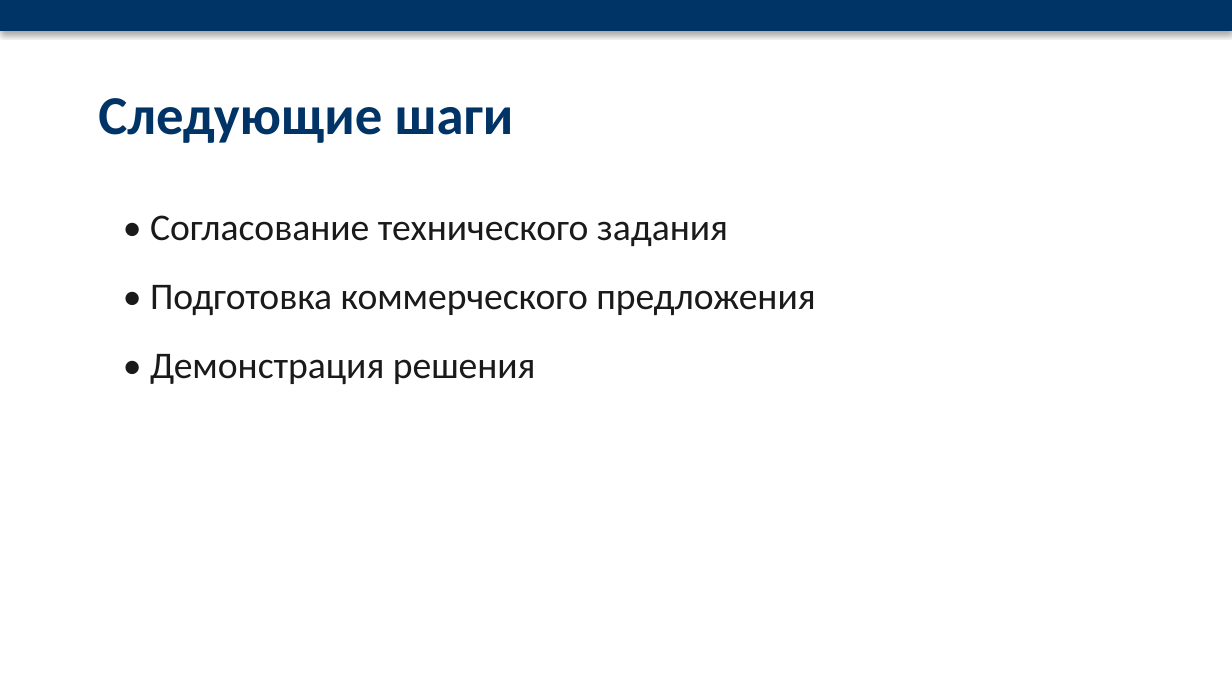
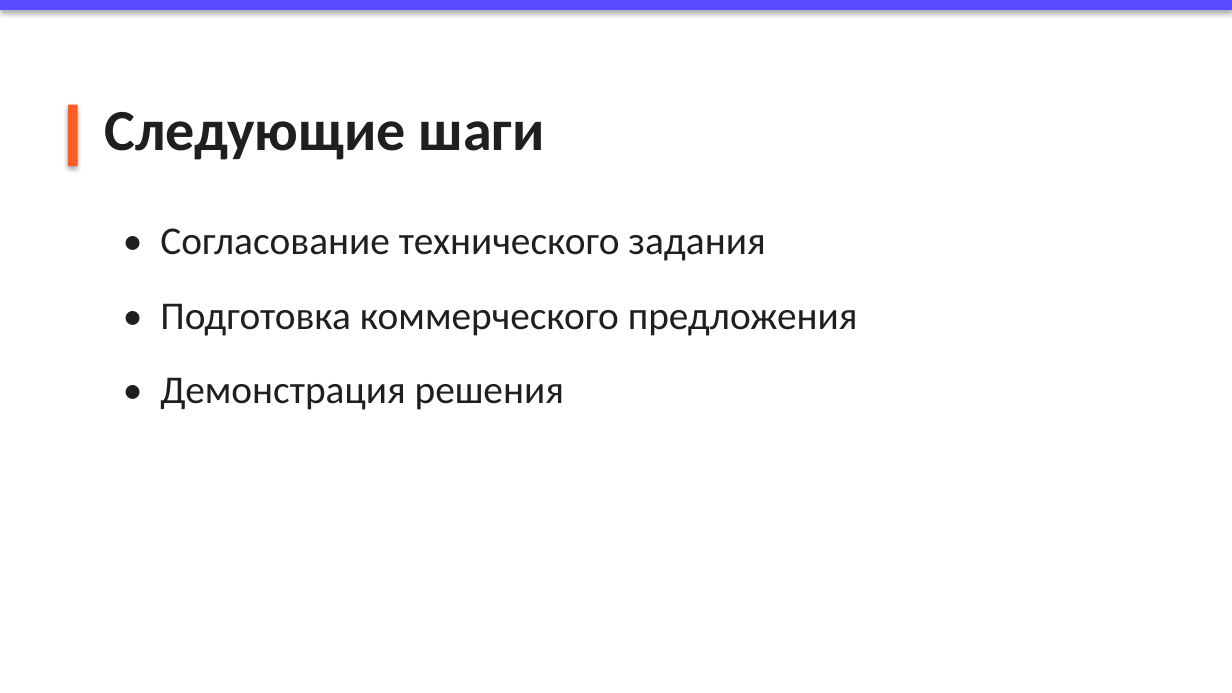
Before and after one commit to Katy-Klochkova/brandmarka, a slide deck: slide 4 of docs/presentation-example.pptx. Drawn at 1232x693 pixels with LibreOffice and Linux fonts; fonts in the diff are those of the drawing. Boxes give left, top, right and bottom in pixels: in the first picture for what was removed or moved away, otherwise in the second. Text is boxed around its words. In the diff, an @@ line names an element or a change of style, - is before the commit and + after.

```diff
--- a/docs/presentation-example.pptx
+++ b/docs/presentation-example.pptx
@@ rectangle: place and size @@
-rectangle at [0,0,1232,31]
+rectangle at [0,0,1232,10]
@@ rectangle at [0,0,1232,10]: fill #003366 to #5A4BFF @@
@@ text "Следующие шаги": place and size @@
-text "Следующие шаги" at [98,98,514,143]
+text "Следующие шаги" at [104,112,545,160]
@@ text "Следующие шаги" at [104,112,545,160]: size 32 to 34 pt, text colour #003366 to #1F1F1E @@
@@ rectangle added at [68,105,78,166], fill #FF5B24 @@
@@ text "• Согласование технического задания": place and size @@
-text "• Согласование технического задания" at [150,215,815,384]
+text "• Согласование технического задания" at [160,228,858,410]
@@ text "• Согласование технического задания" at [160,228,858,410]: size 22 to 23 pt, text colour #1A1A1A to #1F1F1E; more space between paragraphs @@
```
Also in this commit, not shown: 4 other slides changed, 9 other files.
